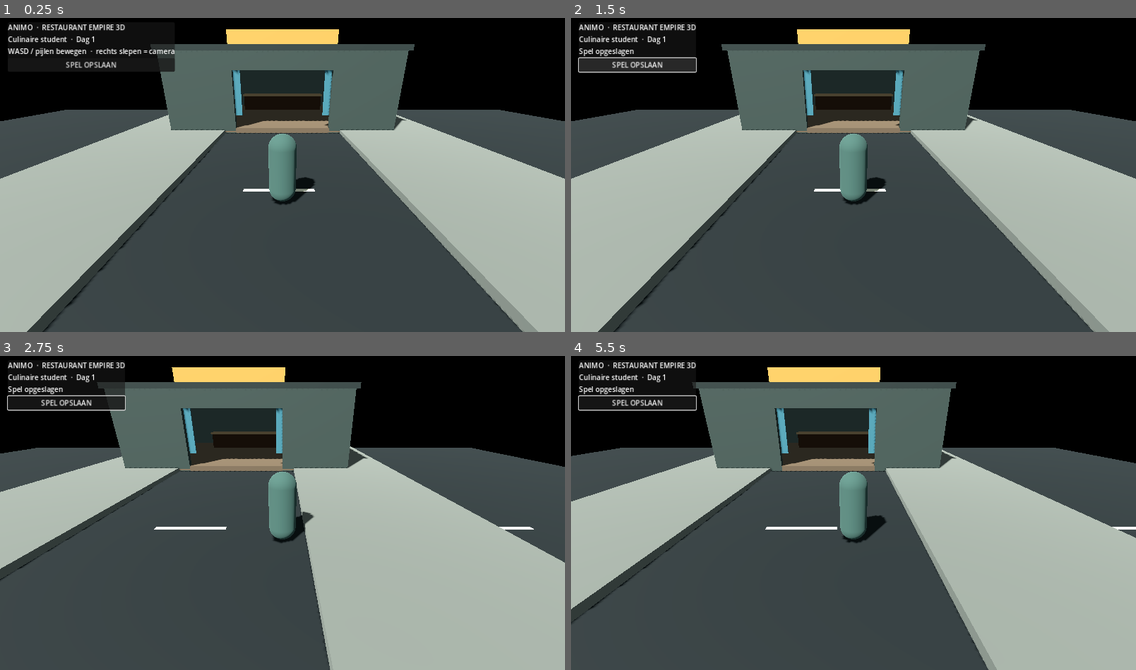
Above: before the commit, frames 1-4 (two rows, left to right).
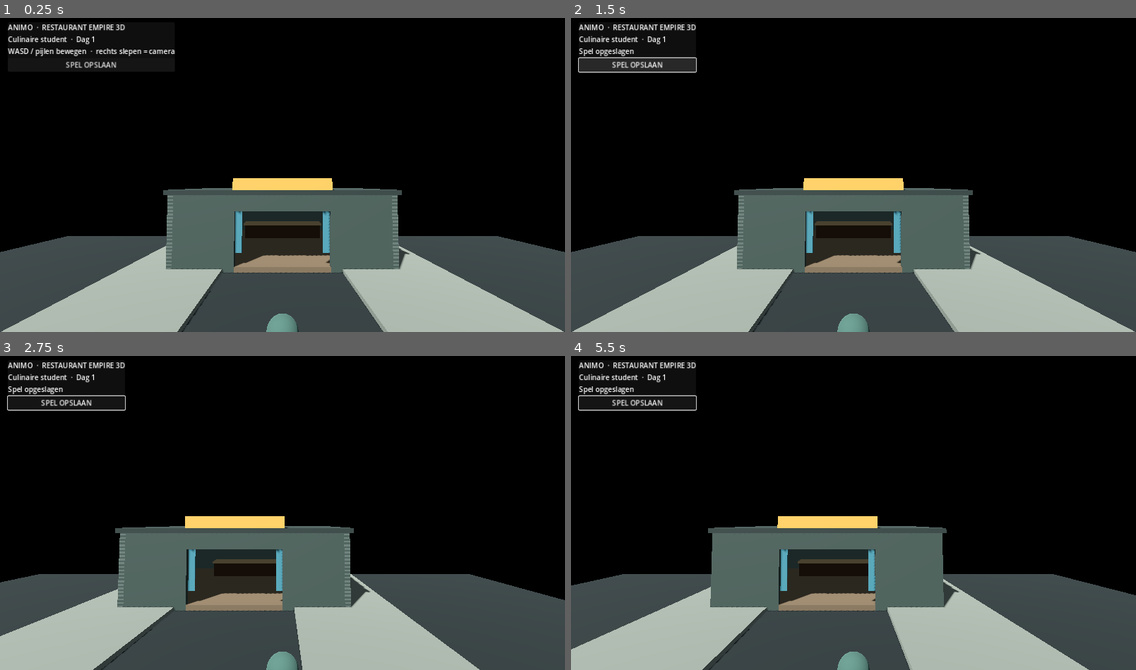
Above: after the commit, the same moments.

Repository: jeroen-hash/restaurant-empire-3d
Game: Godot game, scene res://scenes/main.tscn
The game is run twice, just before and just after one commit, with the same random seed, the same clock (stepped at 60 frames per second) and the same inputs.
Inputs (mouse positions are in pixels of both pictures, inside the frame that each line leads up to):
- Up to frame 1 (0.25 s): no input
- Up to frame 2 (1.5 s): click "SPEL OPSLAAN" at 0.5 s; click "SPEL OPSLAAN" at 1.25 s
- Up to frame 3 (2.75 s): tap Enter at 2 s; move the mouse to (406, 494) at 2.02 s; hold D (move_right) from 2.03 s (still down); click (406, 494) at 2.17 s
- Up to frame 4 (5.5 s): release D (move_right) at 2.75 s; drag from (740, 525) to (825, 575) at 2.77 s; tap Space at 3.5 s; move the mouse to (910, 440) at 3.52 s; hold D (move_right) 3.53-4.25 s; drag from (825, 575) to (684, 462) at 4.27 s; tap Enter at 5 s; move the mouse to (1023, 560) at 5.02 s; hold A (move_left) from 5.03 s (still down)

The runs differ from the first frame. In frame 1, 71% of the frame differs, in the area x 0-100%, y 3-100%; in frame 2, 71%; in frame 3, 67%; in frame 4, 68%.

Commit message:
Make third-person camera initialization safe before runtime

Diff:
--- a/godot/scripts/player_controller.gd
+++ b/godot/scripts/player_controller.gd
@@ -47,9 +47,9 @@
 	camera = Camera3D.new()
 	camera.name = "ThirdPersonCamera"
 	camera.position = Vector3(0, 2.1, 5.6)
+	camera.rotation.x = 0.23
 	camera.fov = 68.0
 	camera_pivot.add_child(camera)
-	camera.look_at_from_position(camera.position, Vector3(0, 0.8, 0), Vector3.UP)
 	camera.current = true
 
 func _physics_process(delta: float) -> void:
